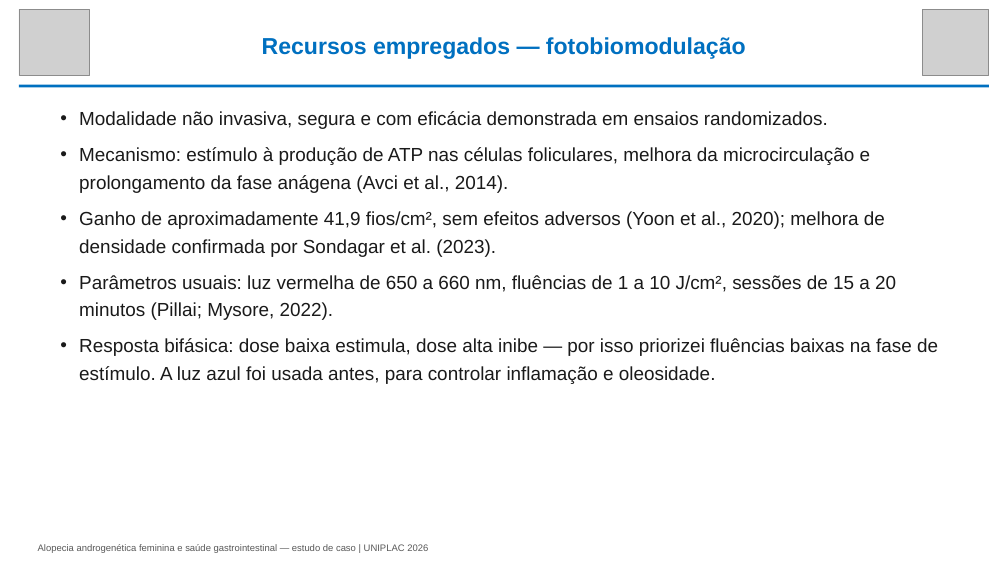
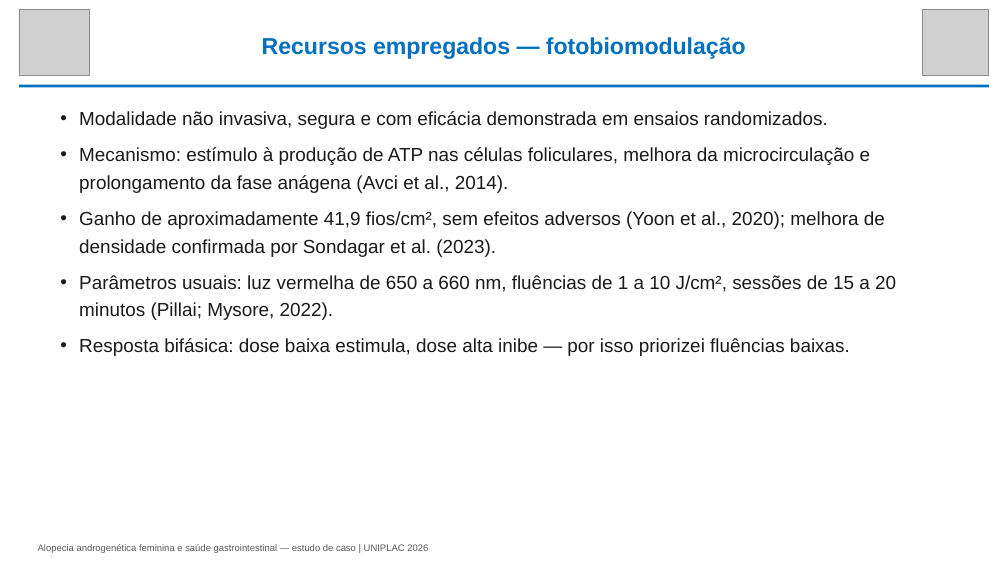
Before and after one commit to elson-vinicius-lopes/uniplac, a slide deck: slide 9 of resultados finais/estudo de caso/Alopecia-Androgenetica-Feminina-Estudo-de-Caso-REVISADO.pptx (slide 10 before the commit). Drawn at 1008x567 pixels with LibreOffice and Linux fonts; fonts in the diff are those of the drawing; grey boxes stand for pictures. Boxes give left, top, right and bottom in pixels: in the first picture for what was removed or moved away, otherwise in the second. Text is boxed around its words. In the diff, an @@ line names an element or a change of style, - is before the commit and + after.

```diff
--- a/resultados finais/estudo de caso/Alopecia-Androgenetica-Feminina-Estudo-de-Caso-REVISADO.pptx
+++ b/resultados finais/estudo de caso/Alopecia-Androgenetica-Feminina-Estudo-de-Caso-REVISADO.pptx
@@ text at [79, 338, 850, 356]: text changed @@
-• Resposta bifásica: dose baixa estimula, dose alta inibe — por isso priorizei fluências baixas na fase de estímulo. A luz azul foi usada antes, para controlar inflamação e oleosidade.
+• Resposta bifásica: dose baixa estimula, dose alta inibe — por isso priorizei fluências baixas.
```
Also in this commit, not shown: 4 other slides changed, 5 slides removed, 27 other files.
